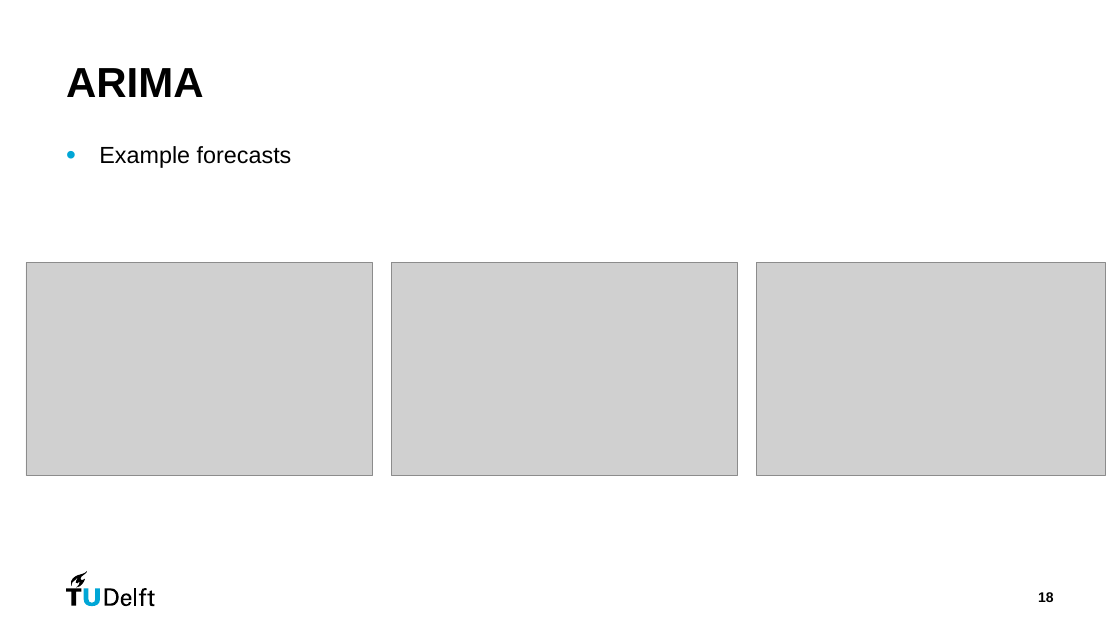
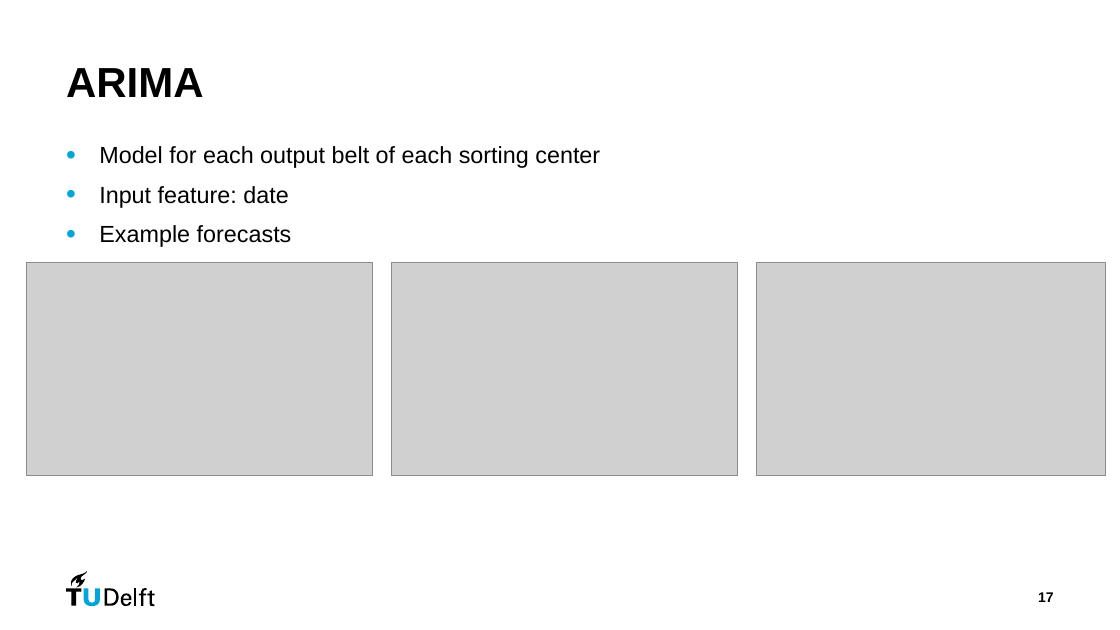
Before and after one commit to 504523tb/CIEM6302-Advanced-Data-Science-for-Traffic-and-Transportation-Engineering-PrimeVision-G1, a slide deck: slide 17 of Presentations/FinalPres_PrimeVision_G1.pptx (slide 18 before the commit). Drawn at 1120x630 pixels with LibreOffice and Linux fonts; fonts in the diff are those of the drawing; grey boxes stand for pictures. Boxes give left, top, right and bottom in pixels: in the first picture for what was removed or moved away, otherwise in the second. Text is boxed around its words. In the diff, an @@ line names an element or a change of style, - is before the commit and + after.

Commit message:
update presentation ARIMA

```diff
--- a/Presentations/FinalPres_PrimeVision_G1.pptx
+++ b/Presentations/FinalPres_PrimeVision_G1.pptx
@@ text at (x1=99, y1=146, x2=600, y2=208): paragraphs added @@
+• Model for each output belt of each sorting center
+• Input feature: date
@@ page number at (x1=1038, y1=592, x2=1054, y2=602): text changed @@
-18
+17
```
Also in this commit, not shown: 7 other slides changed, 1 slide added, 1 slide removed.
